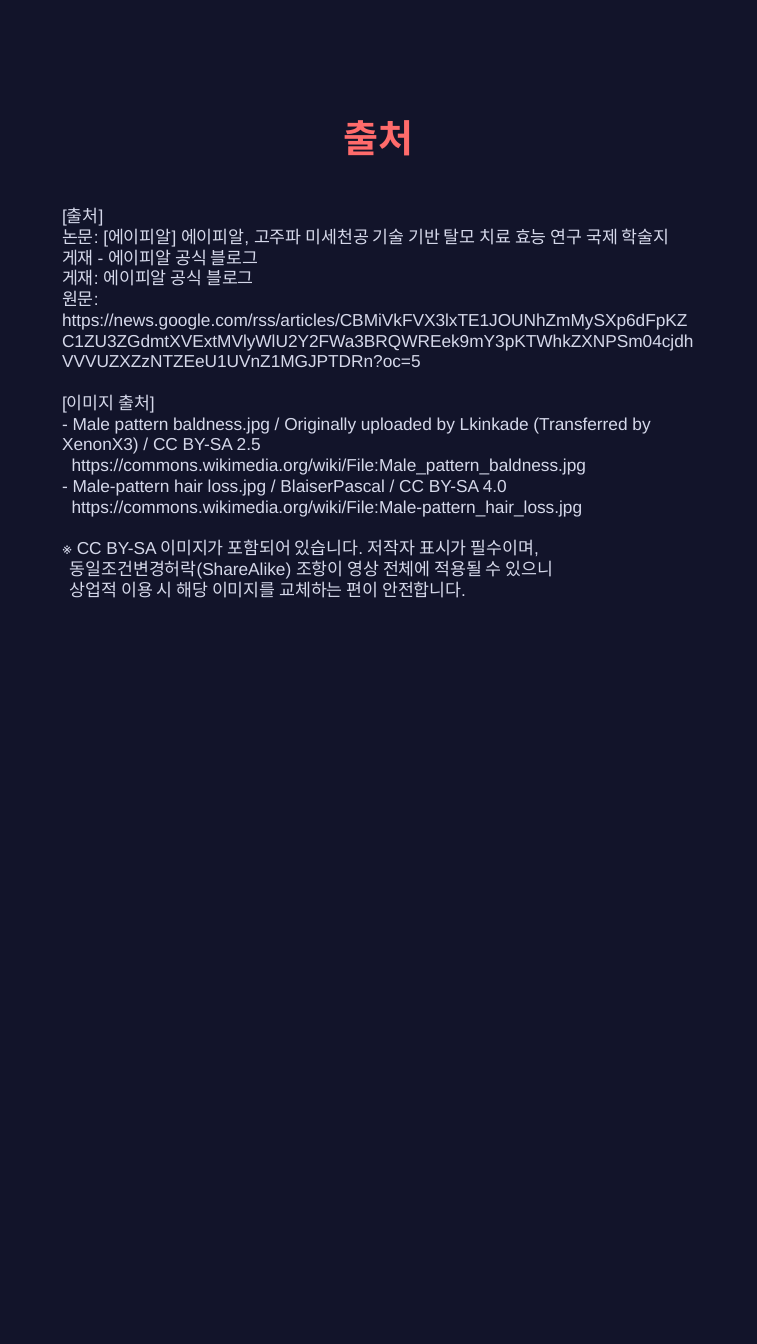
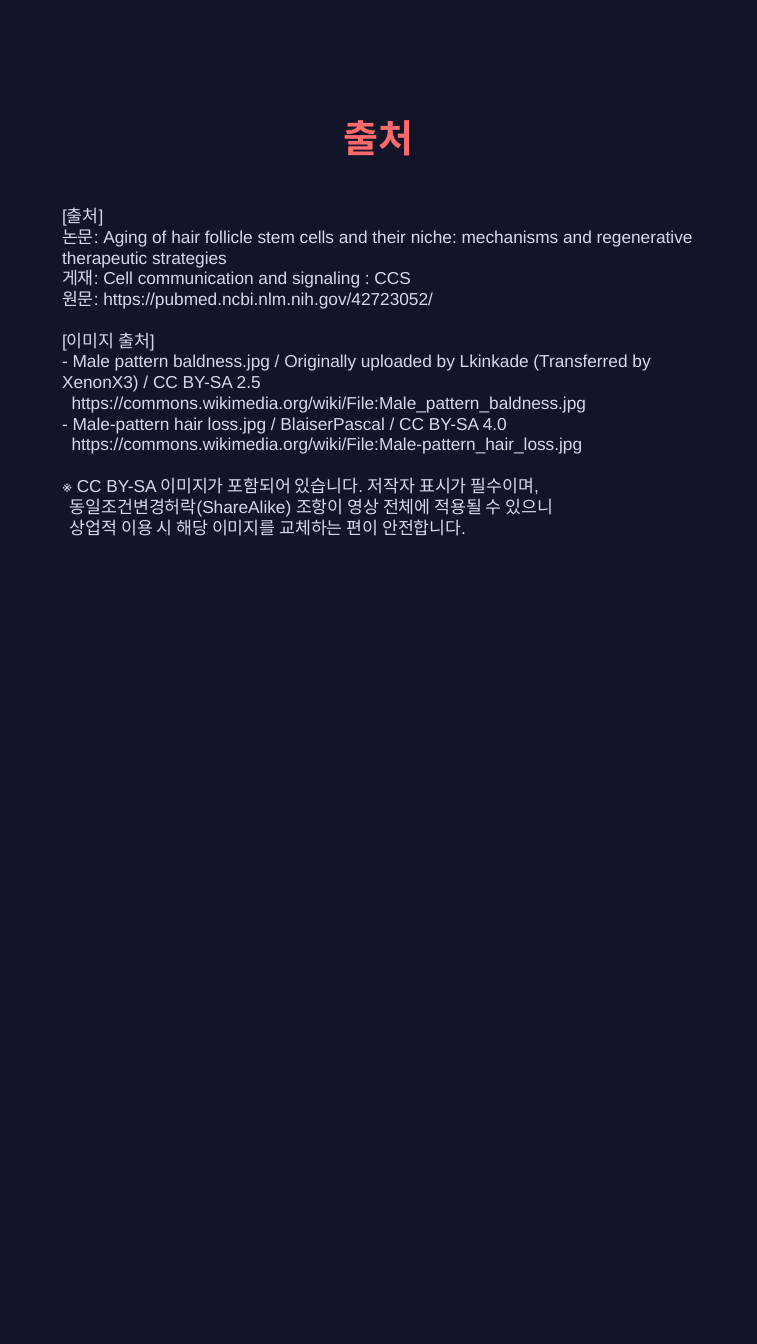
Before and after one commit to hyokang2010-BJ-ANTH/product-builder-test, a slide deck: slide 9 of data/2026-09-13/slides.pptx (slide 6 before the commit). Drawn at 757x1344 pixels with LibreOffice and Linux fonts; fonts in the diff are those of the drawing. Boxes give left, top, right and bottom in pixels: in the first picture for what was removed or moved away, otherwise in the second. Text is boxed around its words. In the diff, an @@ line names an element or a change of style, - is before the commit and + after.

```diff
--- a/data/2026-09-13/slides.pptx
+++ b/data/2026-09-13/slides.pptx
@@ text at [62,208,693,536]: text changed @@
-[출처]
-논문: [에이피알] 에이피알, 고주파 미세천공 기술 기반 탈모 치료 효능 연구 국제 학술지 게재 - 에이피알 공식 블로그
-게재: 에이피알 공식 블로그
-원문: https://news.google.com/rss/articles/CBMiVkFVX3lxTE1JOUNhZmMySXp6dFpKZC1ZU3ZGdmtXVExtMVlyWlU2Y2FWa3BRQWREek9mY3pKTWhkZXNPSm04cjdhVVVUZXZzNTZEeU1UVnZ1MGJPTDRn?oc=5
-[이미지 출처]
-- Male pattern baldness.jpg / Originally uploaded by Lkinkade (Transferred by XenonX3) / CC BY-SA 2.5
-https://commons.wikimedia.org/wiki/File:Male_pattern_baldness.jpg
-- Male-pattern hair loss.jpg / BlaiserPascal / CC BY-SA 4.0
-https://commons.wikimedia.org/wiki/File:Male-pattern_hair_loss.jpg
-※ CC BY-SA 이미지가 포함되어 있습니다. 저작자 표시가 필수이며,
-동일조건변경허락(ShareAlike) 조항이 영상 전체에 적용될 수 있으니
-상업적 이용 시 해당 이미지를 교체하는 편이 안전합니다.
+[출처]
+논문: Aging of hair follicle stem cells and their niche: mechanisms and regenerative therapeutic strategies
+게재: Cell communication and signaling : CCS
+원문: https://pubmed.ncbi.nlm.nih.gov/42723052/
+[이미지 출처]
+- Male pattern baldness.jpg / Originally uploaded by Lkinkade (Transferred by XenonX3) / CC BY-SA 2.5
+https://commons.wikimedia.org/wiki/File:Male_pattern_baldness.jpg
+- Male-pattern hair loss.jpg / BlaiserPascal / CC BY-SA 4.0
+https://commons.wikimedia.org/wiki/File:Male-pattern_hair_loss.jpg
+※ CC BY-SA 이미지가 포함되어 있습니다. 저작자 표시가 필수이며,
+동일조건변경허락(ShareAlike) 조항이 영상 전체에 적용될 수 있으니
+상업적 이용 시 해당 이미지를 교체하는 편이 안전합니다.
```
Also in this commit, not shown: 2 other slides changed, 5 slides added, 2 slides removed, 23 other files.
